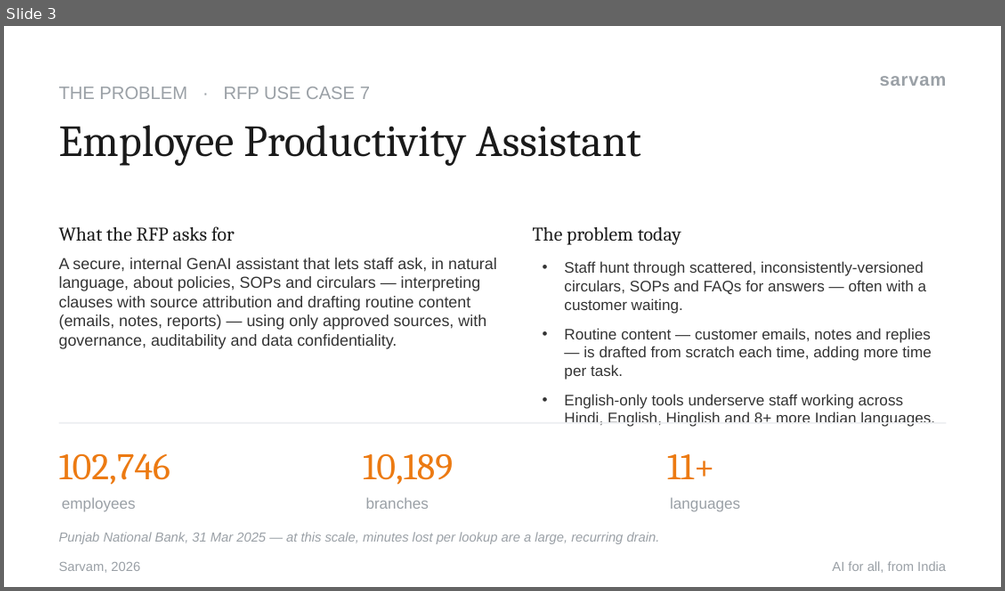
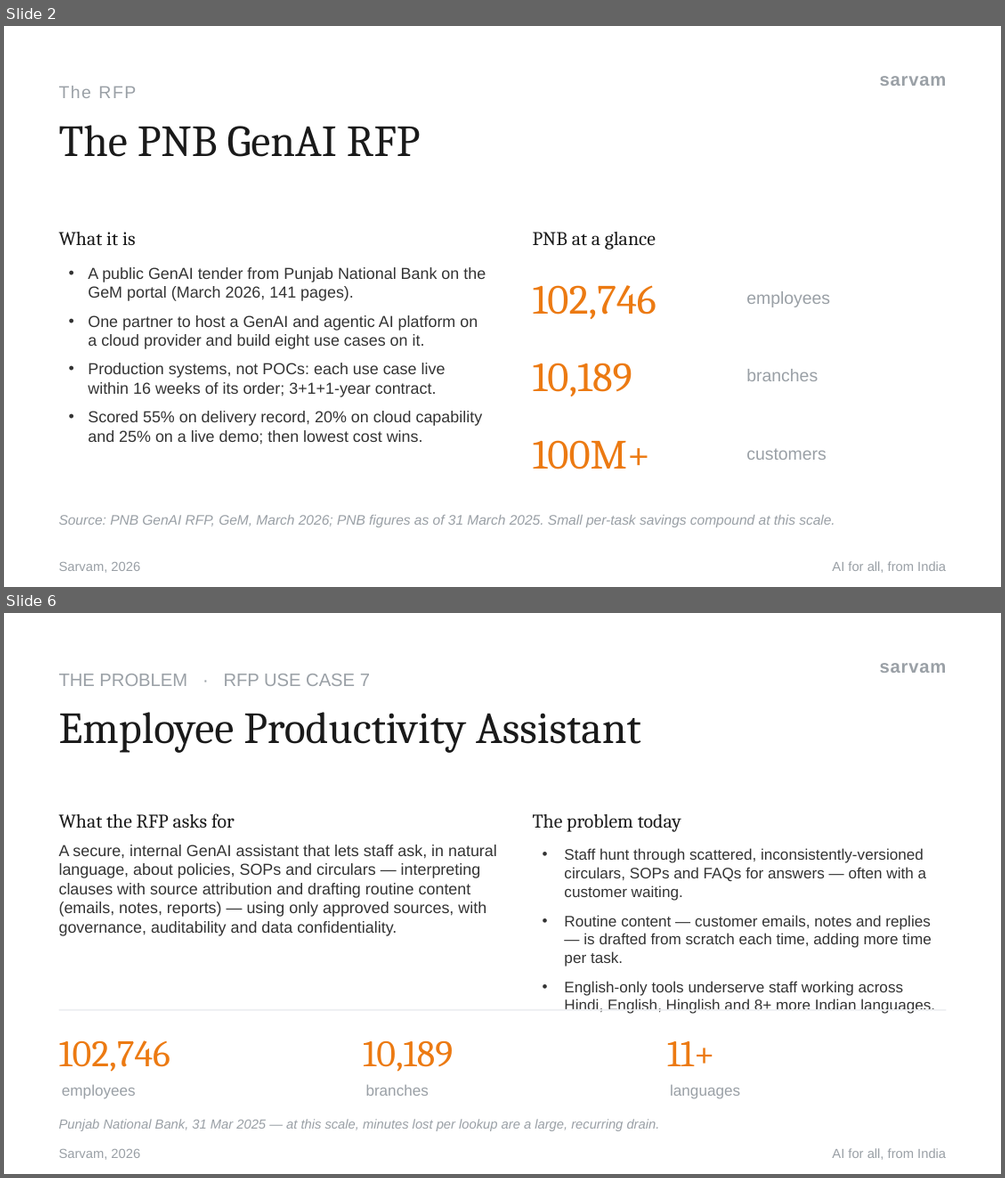
Before and after one commit to vihb09/pnb-sahayak, a slide deck: docs/decks/PNB-Sahayak-Business-Case-and-Architecture.pptx. Shown one above the other, each under a label of ours: slide 3 before the commit, slides 2 and 6 after it; the slides between them are not shown. The pictures are 1005x591 and 1005x1178 pixels, drawn with LibreOffice and Linux fonts; fonts in the diff are those of the drawing. Boxes give left, top, right and bottom in pixels: in the first picture for what was removed or moved away, otherwise in the second. Text is boxed around its words. In the diff, an @@ line names an element or a change of style, - is before the commit and + after.

```diff
--- a/docs/decks/PNB-Sahayak-Business-Case-and-Architecture.pptx
+++ b/docs/decks/PNB-Sahayak-Business-Case-and-Architecture.pptx
@@ slide 2 added at (x1=4, y1=26, x2=1001, y2=587), background #FFFFFF @@
@@ text added at (x1=880, y1=76, x2=947, y2=86), 13 pt, text #9AA0A6, bold @@
+sarvam
@@ text added at (x1=59, y1=86, x2=136, y2=98), 12.5 pt, text #9AA0A6 @@
+The RFP
@@ text added at (x1=59, y1=125, x2=420, y2=157), 32 pt, text #1A1A1A @@
+The PNB GenAI RFP
@@ text added at (x1=59, y1=232, x2=136, y2=246), 14 pt, text #1A1A1A @@
+What it is
@@ text added at (x1=533, y1=232, x2=655, y2=249), 14 pt, text #1A1A1A @@
+PNB at a glance
@@ text added at (x1=88, y1=267, x2=485, y2=444), 11.5 pt, text #333333 @@
+• A public GenAI tender from Punjab National Bank on the GeM portal (March 2026, 141 pages).
+• One partner to host a GenAI and agentic AI platform on a cloud provider and build eight use cases on it.
+• Production systems, not POCs: each use case live within 16 weeks of its order; 3+1+1-year contract.
+• Scored 55% on delivery record, 20% on cloud capability and 25% on a live demo; then lowest cost wins.
@@ text added at (x1=533, y1=285, x2=656, y2=319), 30 pt, text #EC7A12 @@
+102,746
@@ text added at (x1=746, y1=291, x2=830, y2=307), 12.5 pt, text #9AA0A6 @@
+employees
@@ text added at (x1=533, y1=362, x2=632, y2=396), 30 pt, text #EC7A12 @@
+10,189
@@ text added at (x1=746, y1=369, x2=817, y2=381), 12.5 pt, text #9AA0A6 @@
+branches
@@ text added at (x1=533, y1=440, x2=650, y2=469), 30 pt, text #EC7A12 @@
+100M+
@@ text added at (x1=746, y1=448, x2=826, y2=459), 12.5 pt, text #9AA0A6 @@
+customers
@@ text added at (x1=59, y1=515, x2=834, y2=527), 10 pt, text #9AA0A6, italic @@
+Source: PNB GenAI RFP, GeM, March 2026; PNB figures as of 31 March 2025. Small per-task savings compound at this scale.
@@ text added at (x1=59, y1=562, x2=140, y2=572), 9.5 pt, text #9AA0A6 @@
+Sarvam, 2026
@@ text added at (x1=832, y1=561, x2=946, y2=572), 9.5 pt, text #9AA0A6 @@
+AI for all, from India
@@ what was slide 3 is now slide 6 @@
```
Also in this commit, not shown: 10 slides changed, 2 other slides added, 8 other files.
